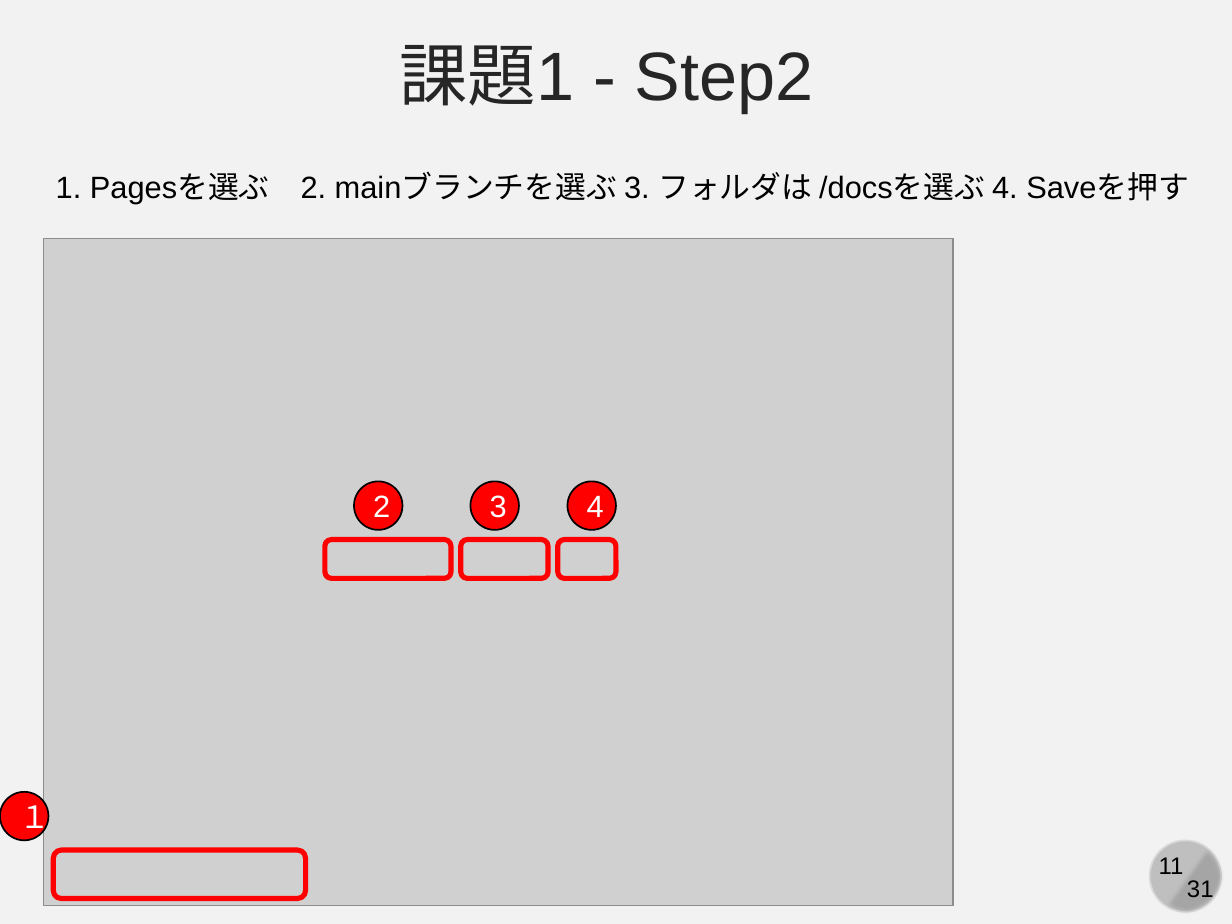
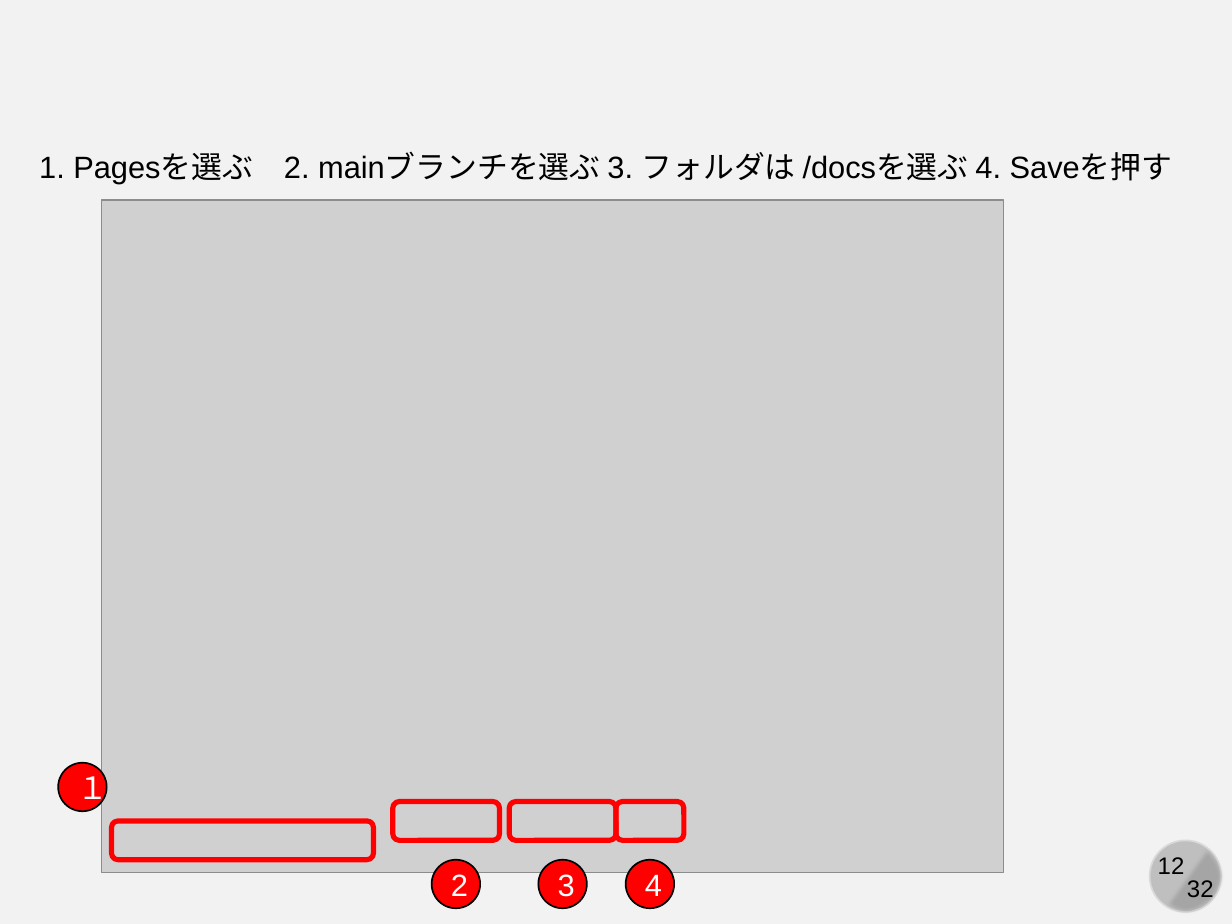
Before and after one commit to kaityo256/github, a slide deck: slide 12 of practice_github_advanced/fig/slide.pptx (slide 11 before the commit). Drawn at 1232x924 pixels with LibreOffice and Linux fonts; fonts in the diff are those of the drawing; grey boxes stand for pictures. Boxes give left, top, right and bottom in pixels: in the first picture for what was removed or moved away, otherwise in the second. Text is boxed around its words. In the diff, an @@ line names an element or a change of style, - is before the commit and + after.

```diff
--- a/practice_github_advanced/fig/slide.pptx
+++ b/practice_github_advanced/fig/slide.pptx
@@ text removed at (x1=399, y1=45, x2=814, y2=112) @@
-課題1 - Step2
@@ text "1. Pagesを選ぶ 2. mainブランチを選ぶ 3. ..." moved from (x1=56, y1=172, x2=1189, y2=203) to (x1=39, y1=152, x2=1173, y2=184) @@
@@ picture resized from (x1=43, y1=239, x2=952, y2=906) to (x1=102, y1=200, x2=1004, y2=872) @@
@@ ellipse "１" moved from (x1=0, y1=792, x2=48, y2=840) to (x1=58, y1=763, x2=106, y2=811) @@
@@ rounded rectangle resized from (x1=325, y1=540, x2=451, y2=578) to (x1=393, y1=802, x2=500, y2=840) @@
@@ rounded rectangle resized from (x1=461, y1=540, x2=548, y2=578) to (x1=509, y1=802, x2=616, y2=840) @@
@@ rounded rectangle resized from (x1=558, y1=540, x2=616, y2=578) to (x1=616, y1=802, x2=684, y2=840) @@
@@ rounded rectangle resized from (x1=53, y1=850, x2=306, y2=898) to (x1=112, y1=821, x2=375, y2=859) @@
@@ ellipse "2" moved from (x1=354, y1=482, x2=402, y2=530) to (x1=431, y1=860, x2=479, y2=908) @@
@@ ellipse "3" moved from (x1=471, y1=482, x2=519, y2=530) to (x1=538, y1=860, x2=586, y2=908) @@
@@ ellipse "4" moved from (x1=568, y1=482, x2=616, y2=530) to (x1=626, y1=860, x2=674, y2=908) @@
@@ page number at (x1=1158, y1=857, x2=1185, y2=874): text changed @@
-11
+12
@@ text at (x1=1187, y1=880, x2=1214, y2=903): text changed @@
-31
+32
```
Also in this commit, not shown: 29 other slides changed, 2 slides added, 1 slide removed, 2 other files.
